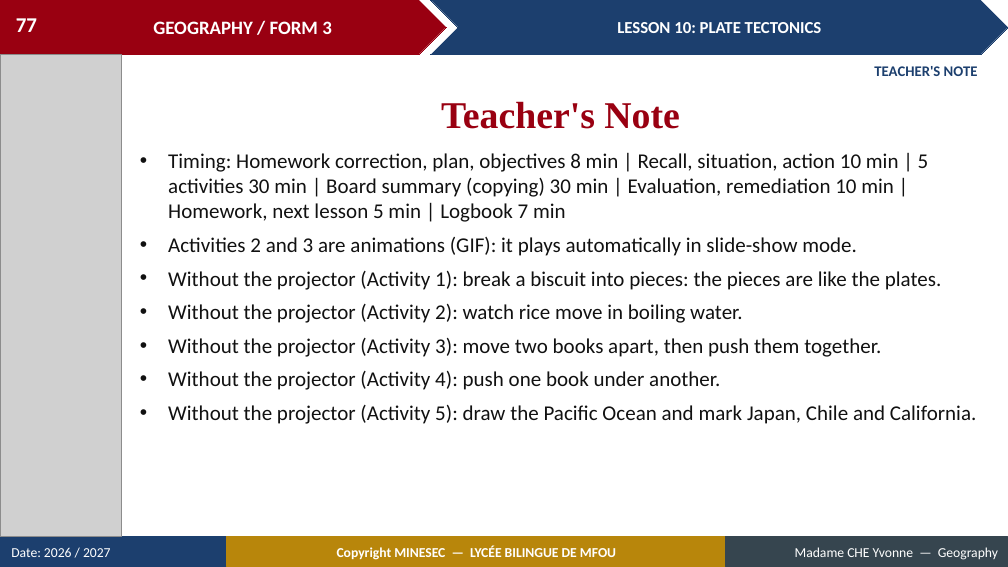
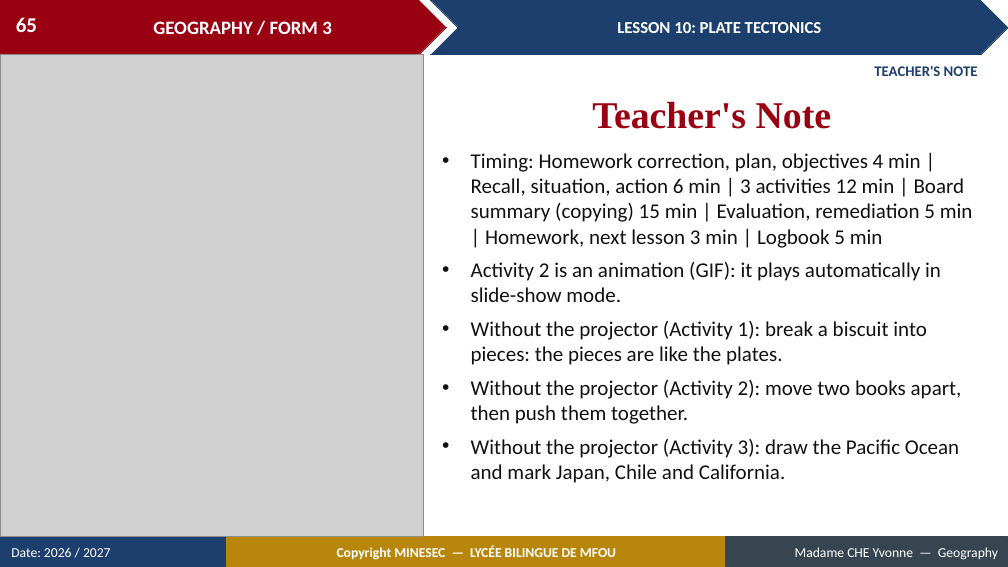
Before and after one commit to Berthautk/linea-github, a slide deck: slide 65 of lecons/F3_Lycee_Bilingue_Mfou/13_FORM4_LESSON10_Plate_Tectonics.pptx (slide 77 before the commit). Drawn at 1008x567 pixels with LibreOffice and Linux fonts; fonts in the diff are those of the drawing; grey boxes stand for pictures. Boxes give left, top, right and bottom in pixels: in the first picture for what was removed or moved away, otherwise in the second. Text is boxed around its words. In the diff, an @@ line names an element or a change of style, - is before the commit and + after.

```diff
--- a/lecons/F3_Lycee_Bilingue_Mfou/13_FORM4_LESSON10_Plate_Tectonics.pptx
+++ b/lecons/F3_Lycee_Bilingue_Mfou/13_FORM4_LESSON10_Plate_Tectonics.pptx
@@ page number at <box>16,17,37,32</box>: text changed @@
-77
+65
@@ picture: place and size @@
-picture at <box>0,54,121,537</box>
+picture at <box>0,54,423,537</box>
@@ text "Teacher's Note": place and size @@
-text "Teacher's Note" at <box>441,101,680,129</box>
+text "Teacher's Note" at <box>592,101,832,129</box>
@@ text "Timing: Homework correction, plan, objectives ...": place and size @@
-text "Timing: Homework correction, plan, objectives ..." at <box>168,153,977,424</box>
+text "Timing: Homework correction, plan, objectives ..." at <box>471,153,973,483</box>
@@ text at <box>471,153,973,302</box>: text changed @@
-• Timing: Homework correction, plan, objectives 8 min | Recall, situation, action 10 min | 5 activities 30 min | Board summary (copying) 30 min | Evaluation, remediation 10 min | Homework, next lesson 5 min | Logbook 7 min
-• Activities 2 and 3 are animations (GIF): it plays automatically in slide-show mode.
+• Timing: Homework correction, plan, objectives 4 min | Recall, situation, action 6 min | 3 activities 12 min | Board summary (copying) 15 min | Evaluation, remediation 5 min | Homework, next lesson 3 min | Logbook 5 min
+• Activity 2 is an animation (GIF): it plays automatically in slide-show mode.
@@ text at <box>471,380,962,483</box>: text changed @@
-• Without the projector (Activity 2): watch rice move in boiling water.
-• Without the projector (Activity 3): move two books apart, then push them together.
-• Without the projector (Activity 4): push one book under another.
-• Without the projector (Activity 5): draw the Pacific Ocean and mark Japan, Chile and California.
+• Without the projector (Activity 2): move two books apart, then push them together.
+• Without the projector (Activity 3): draw the Pacific Ocean and mark Japan, Chile and California.
```
Also in this commit, not shown: 19 other slides changed, 13 slides removed, 13 other files.
